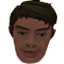
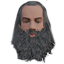
Before/after of a 64x64 layered artwork. What changed in the layer stack:
added layer "Layer 4" above "Layer 3" over [7, 0, 57, 64]
hid "Layer 1", painted on it over [7, 0, 58, 64]
